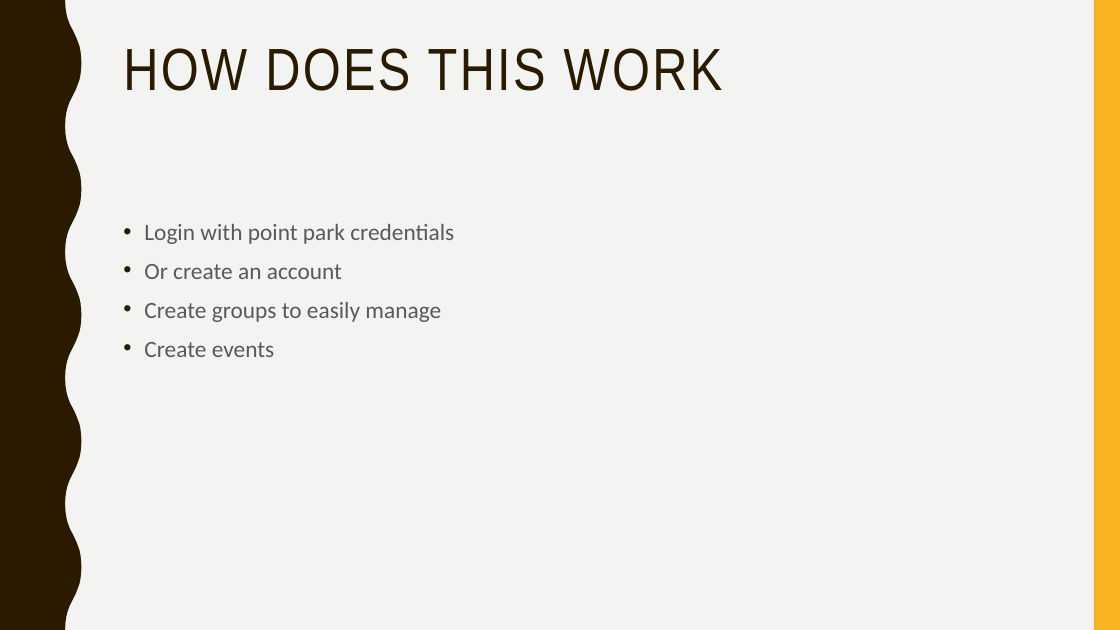
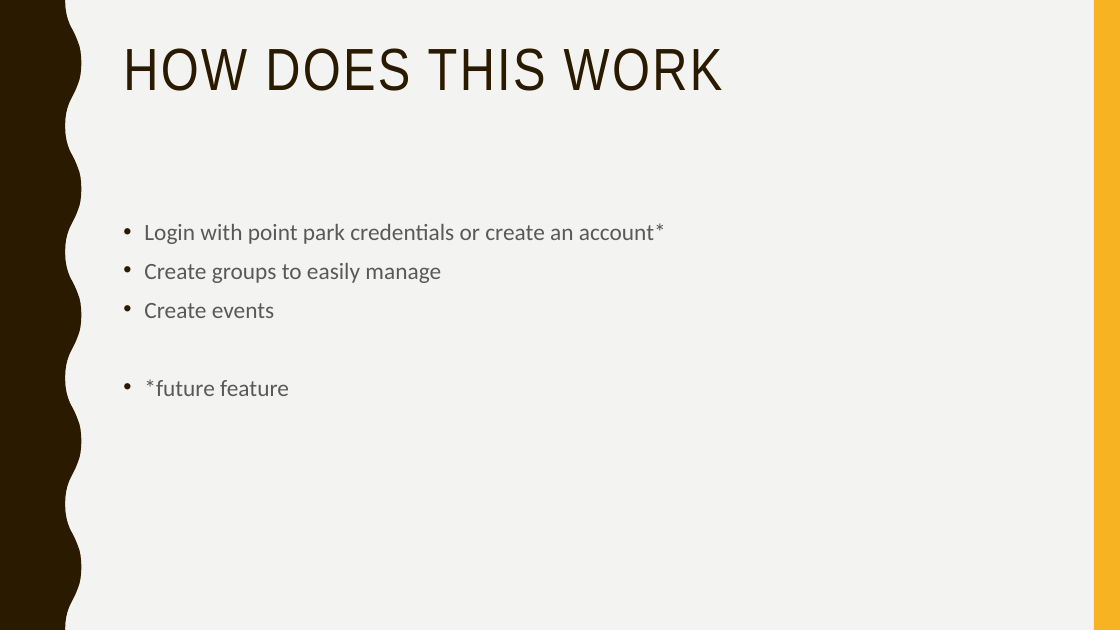
Before and after one commit to pnucci324/ppuclubs, a slide deck: slide 4 of Documentation/pointgroups.pptx. Drawn at 1120x630 pixels with LibreOffice and Linux fonts; fonts in the diff are those of the drawing. Boxes give left, top, right and bottom in pixels: in the first picture for what was removed or moved away, otherwise in the second. Text is boxed around its words. In the diff, an @@ line names an element or a change of style, - is before the commit and + after.

```diff
--- a/Documentation/pointgroups.pptx
+++ b/Documentation/pointgroups.pptx
@@ text at (144, 223, 666, 244): text changed @@
-• Login with point park credentials
-• Or create an account
+• Login with point park credentials or create an account*
@@ text at (144, 379, 289, 396): paragraph added @@
+• *future feature
```
Also in this commit, not shown: 3 other slides changed.
